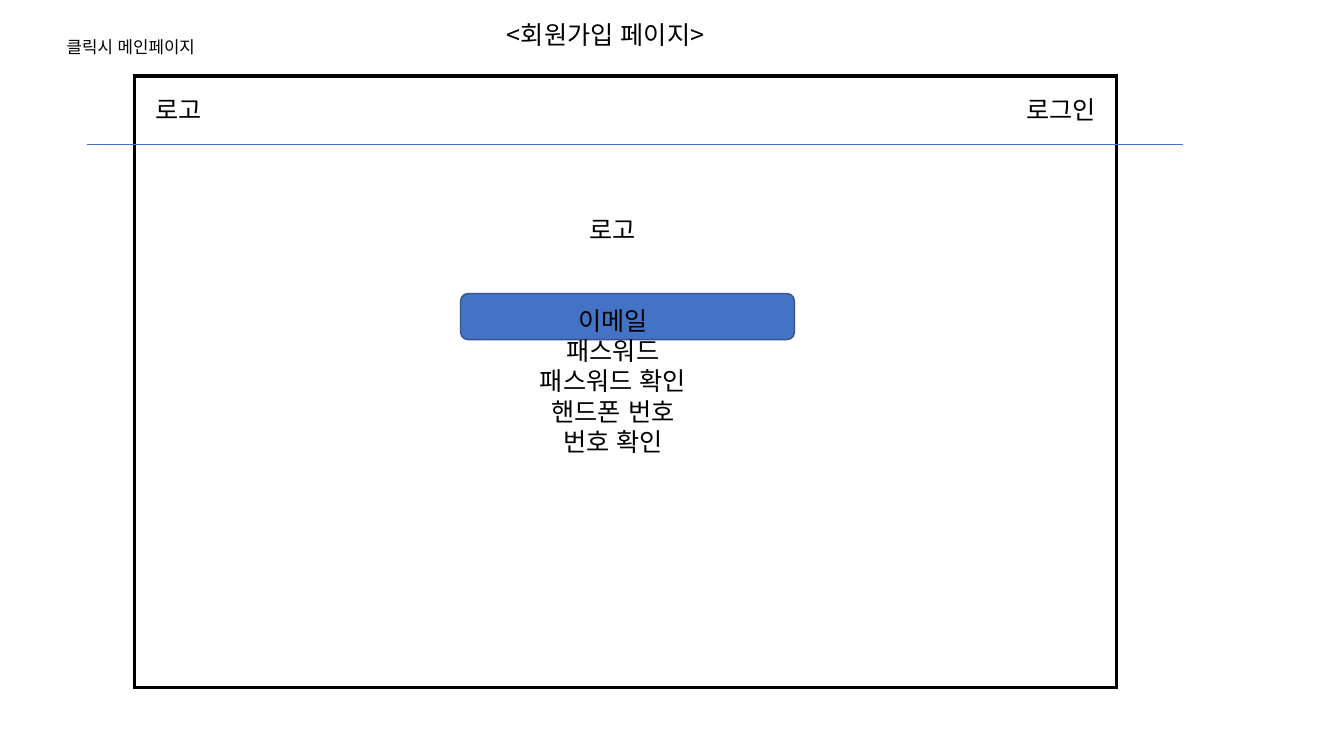
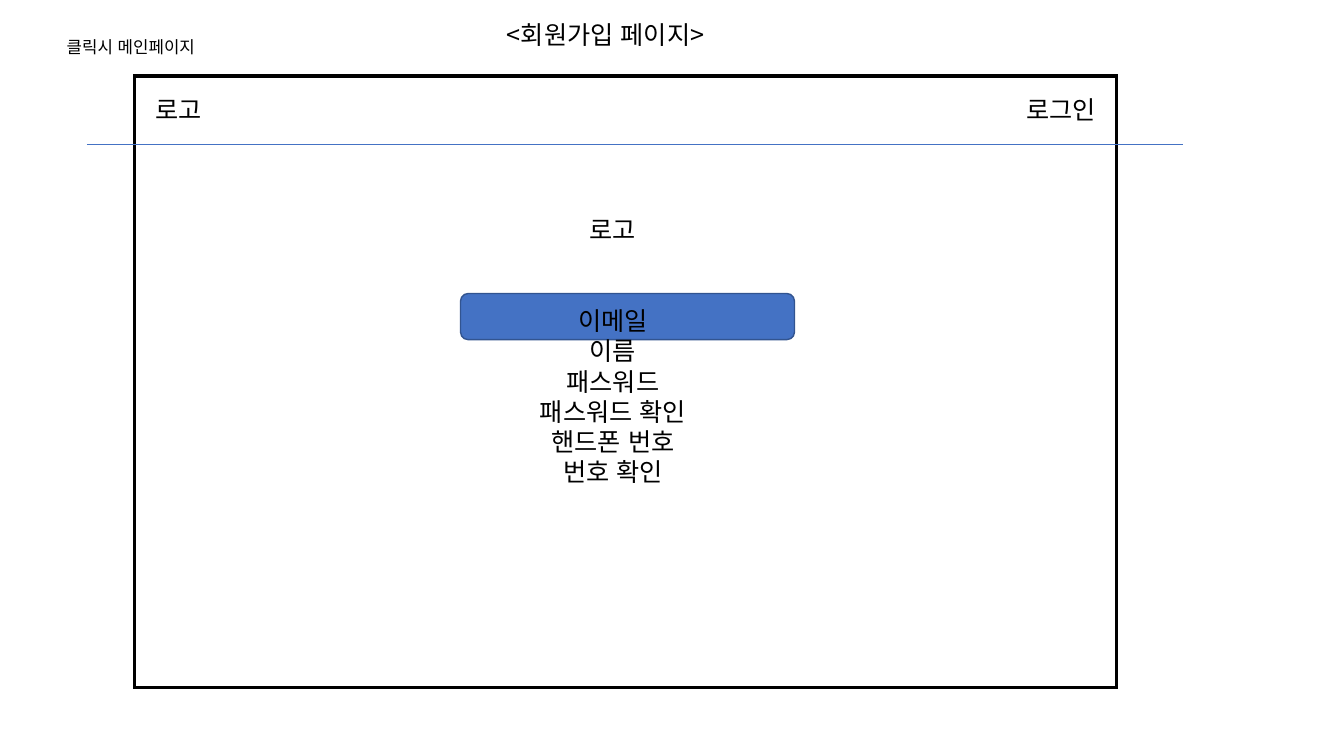
Before and after one commit to supersfel/ArbeitDiary, a slide deck: slide 2 of 화면.pptx. Drawn at 1344x756 pixels with LibreOffice and Linux fonts; fonts in the diff are those of the drawing. Boxes give left, top, right and bottom in pixels: in the first picture for what was removed or moved away, otherwise in the second. Text is boxed around its words. In the diff, an @@ line names an element or a change of style, - is before the commit and + after.

```diff
--- a/화면.pptx
+++ b/화면.pptx
@@ text at box(590, 335, 636, 362): paragraph added @@
+이름
```
Also in this commit, not shown: 4 other slides changed, 4 slides added.
